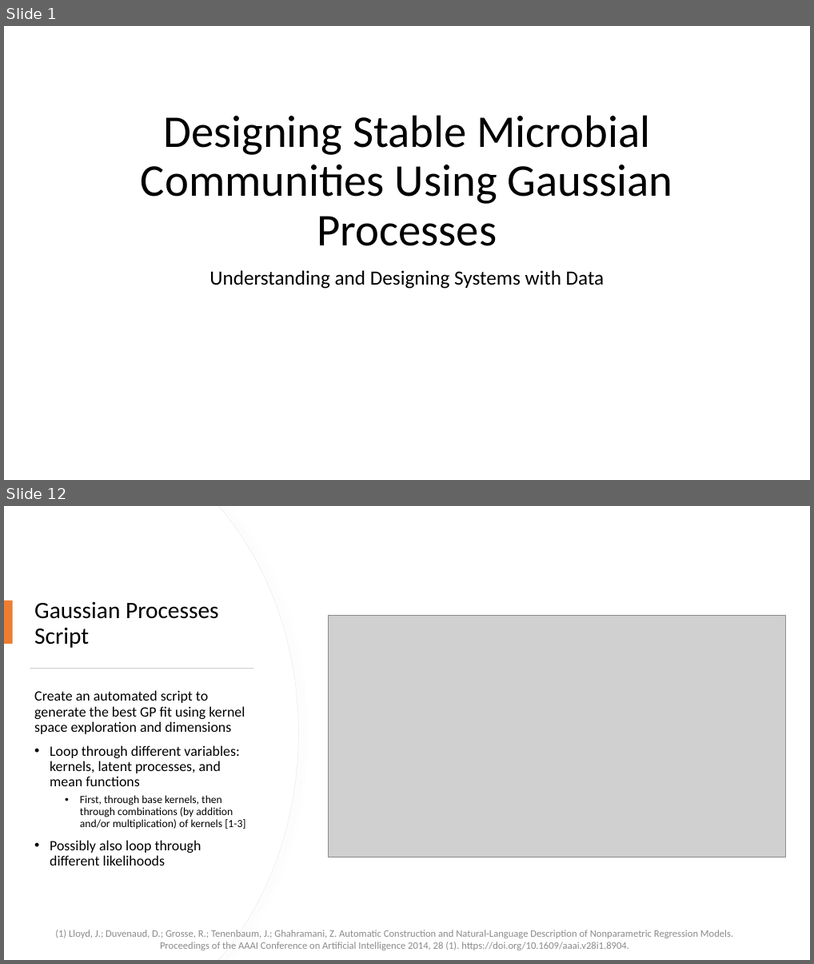
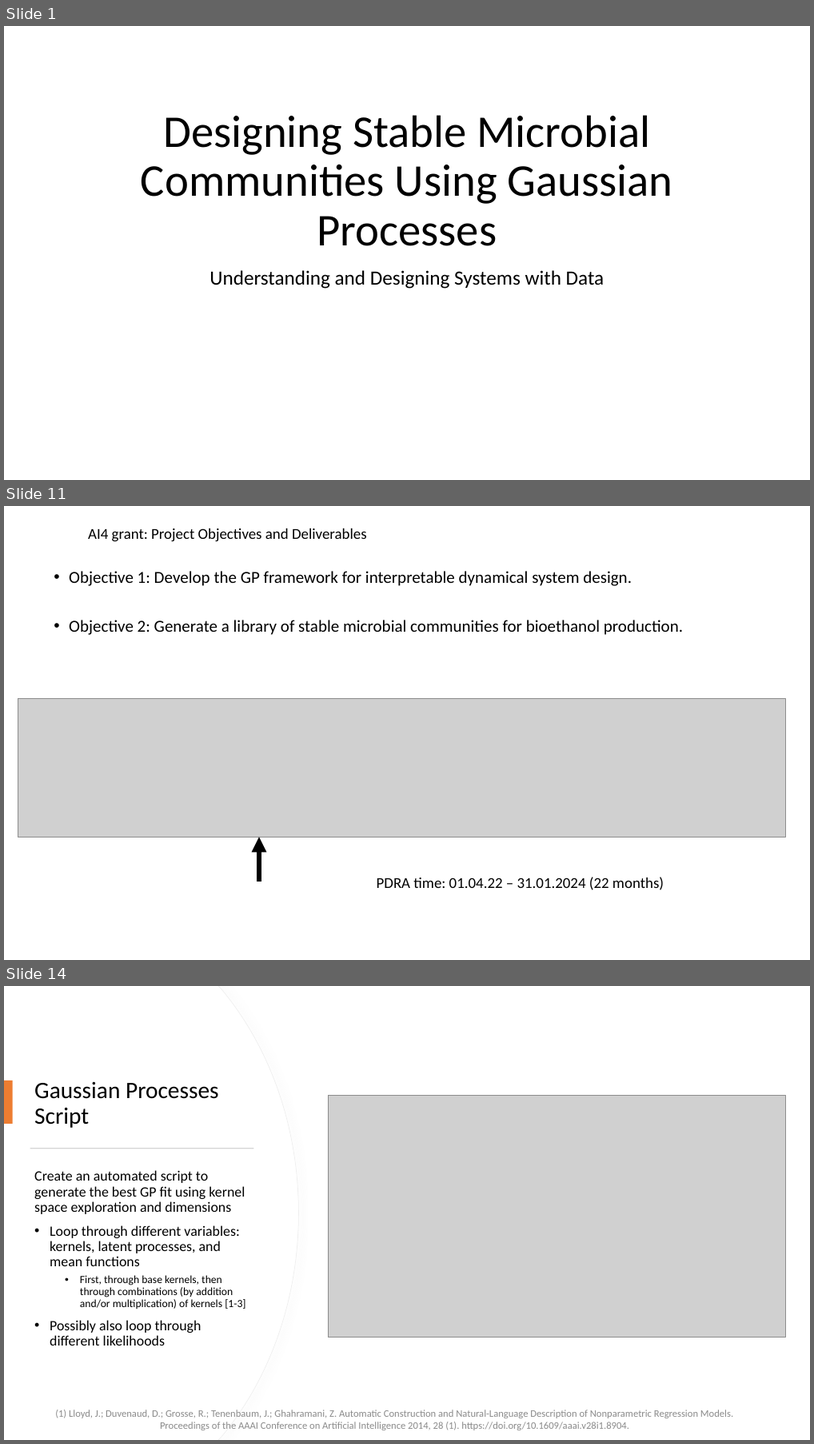
Before and after one commit to Fontanapink/GPs, a slide deck: GPRCommunities.pptx. Shown one above the other, each under a label of ours: slides 1 and 12 before the commit, slides 1, 11 and 14 after it; the slides between them are not shown. The pictures are 814x964 and 814x1444 pixels, drawn with LibreOffice and Linux fonts; fonts in the diff are those of the drawing; grey boxes stand for pictures. Boxes give left, top, right and bottom in pixels: in the first picture for what was removed or moved away, otherwise in the second. Text is boxed around its words. In the diff, an @@ line names an element or a change of style, - is before the commit and + after.

```diff
--- a/GPRCommunities.pptx
+++ b/GPRCommunities.pptx
@@ slide 11 added at [4,506,810,960], background #FFFFFF @@
@@ text added at [88,528,367,542], 18 pt, text #000000 @@
+AI4 grant: Project Objectives and Deliverables
@@ text added at [69,571,683,635], 20 pt, text #000000 @@
+• Objective 1: Develop the GP framework for interpretable dynamical system design.
+• Objective 2: Generate a library of stable microbial communities for bioethanol production.
@@ picture added at [18,699,786,837] @@
@@ arrow added from (259, 881) to (259, 837), #000000 6 pt @@
@@ text added at [377,876,664,890], 18 pt, text #000000 @@
+PDRA time: 01.04.22 – 31.01.2024 (22 months)
@@ what was slide 12 is now slide 14 @@
```
Also in this commit, not shown: 12 slides changed, 3 other slides added, 1 slide removed.
